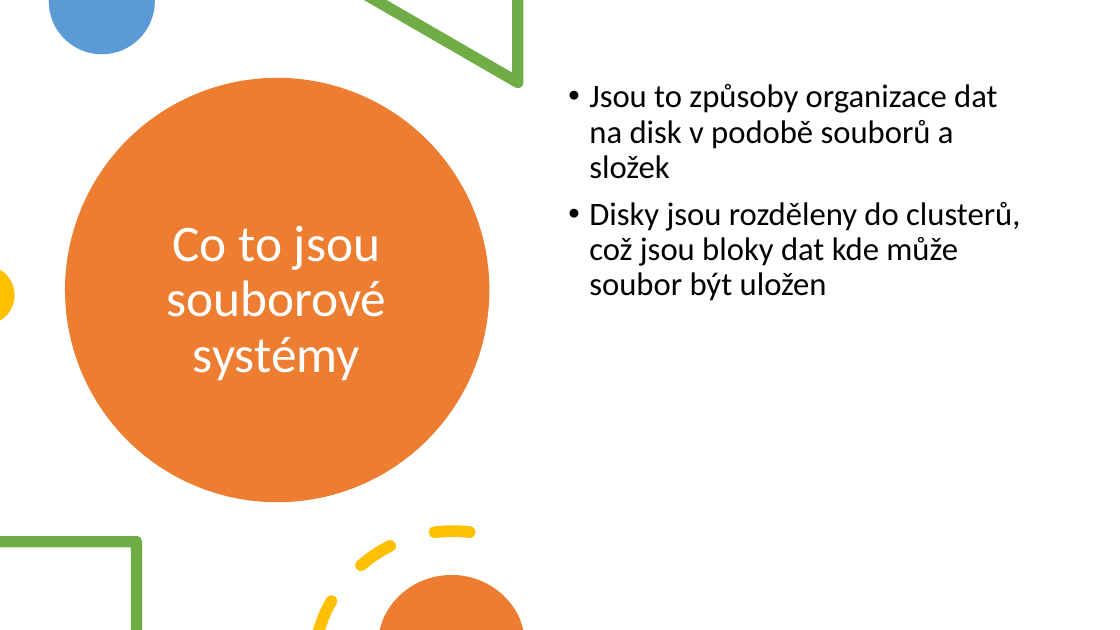
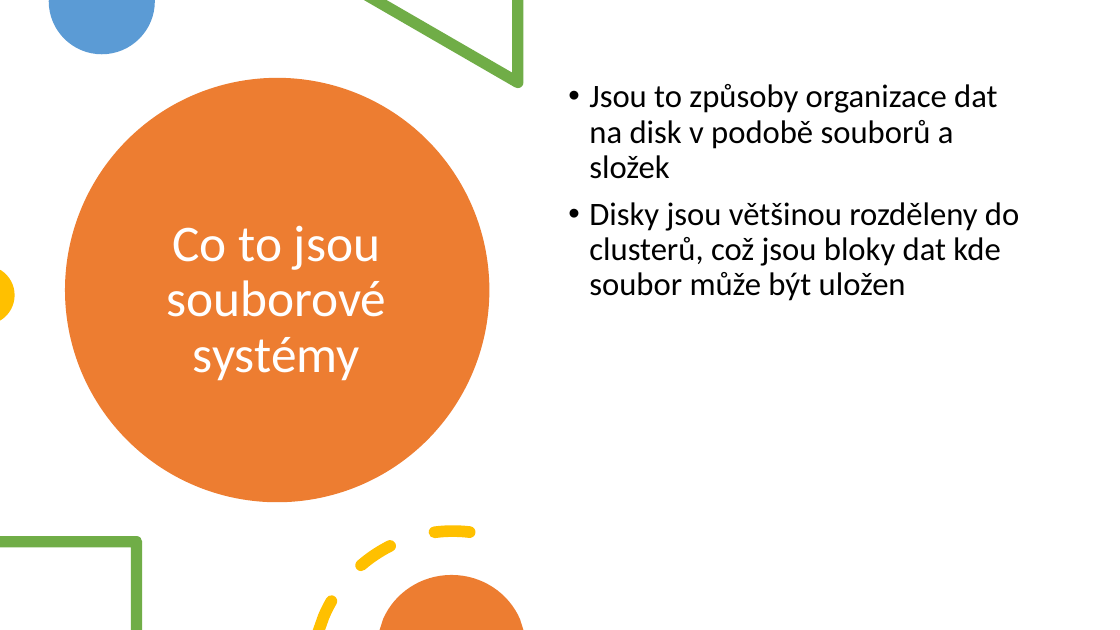
Before and after one commit to horvos/souborovesystemy, a slide deck: slide 2 of horvath.pptx. Drawn at 1120x630 pixels with LibreOffice and Linux fonts; fonts in the diff are those of the drawing. Boxes give left, top, right and bottom in pixels: in the first picture for what was removed or moved away, otherwise in the second. Text is boxed around its words. In the diff, an @@ line names an element or a change of style, - is before the commit and + after.

```diff
--- a/horvath.pptx
+++ b/horvath.pptx
@@ text at (589,202,1019,301): text changed @@
-• Disky jsou rozděleny do clusterů, což jsou bloky dat kde může soubor být uložen
+• Disky jsou většinou rozděleny do clusterů, což jsou bloky dat kde soubor může být uložen
```
Also in this commit, not shown: 6 other slides changed, 1 other file.
